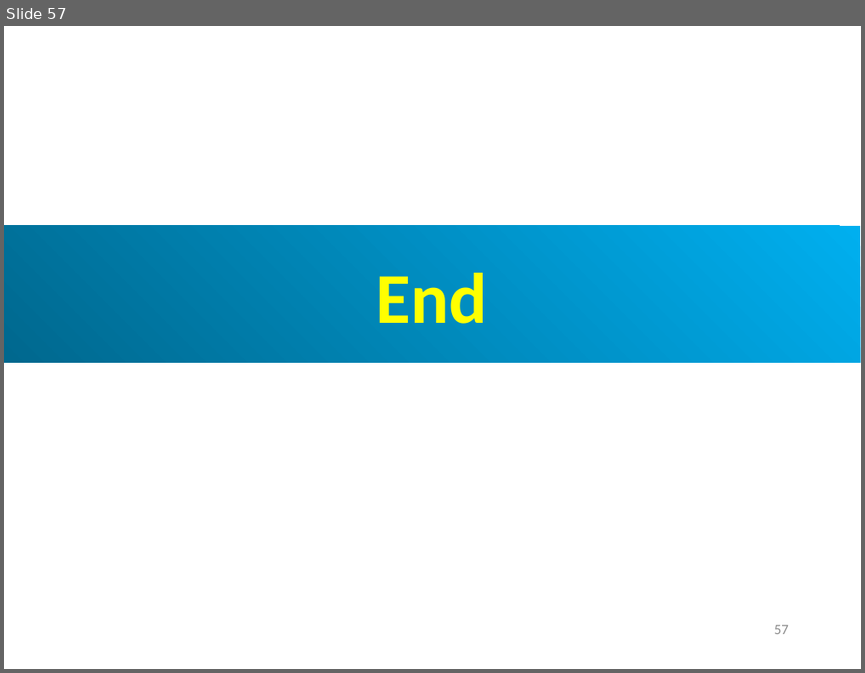
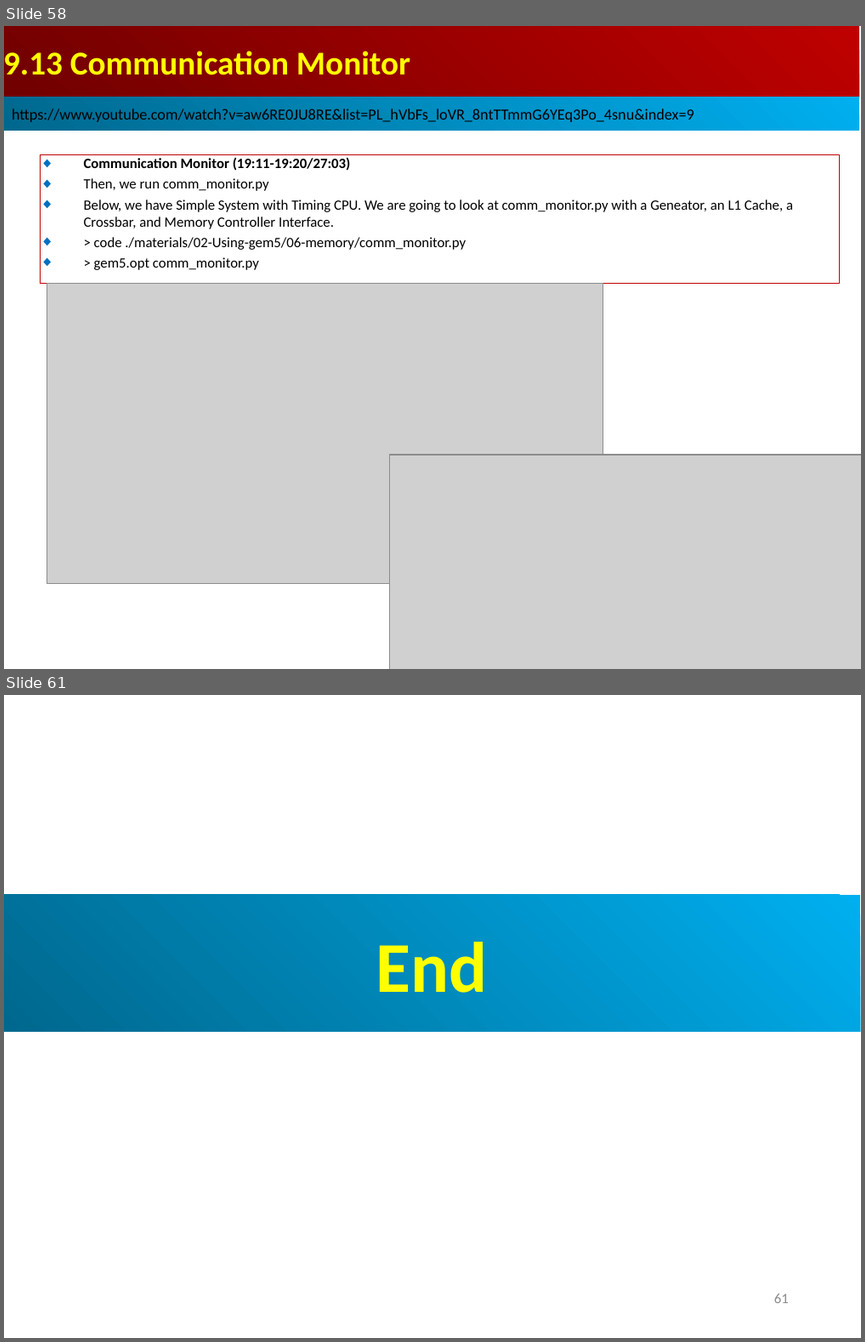
Before and after one commit to peterhchen/AIU_CS850_Gem5_McPAT, a slide deck: 050_Gem5/009.MemMod/000_Video/009.MemMod.ppt. Shown one above the other, each under a label of ours: slide 57 before the commit, slides 58 and 61 after it; the slides between them are not shown. The pictures are 865x673 and 865x1342 pixels, drawn with LibreOffice and Linux fonts; fonts in the diff are those of the drawing; grey boxes stand for pictures. Boxes give left, top, right and bottom in pixels: in the first picture for what was removed or moved away, otherwise in the second. Text is boxed around its words. In the diff, an @@ line names an element or a change of style, - is before the commit and + after.

```diff
--- a/050_Gem5/009.MemMod/000_Video/009.MemMod.ppt
+++ b/050_Gem5/009.MemMod/000_Video/009.MemMod.ppt
@@ slide 58 added at (x1=4, y1=26, x2=861, y2=669), background #FFFFFF @@
@@ rectangle added at (x1=4, y1=26, x2=859, y2=97), fill gradient #BF0000 to #710000, 28 pt, text #FFFF00, bold @@
+9.13 Communication Monitor
@@ rectangle added at (x1=4, y1=97, x2=859, y2=131), fill gradient #00AFEF to #00688E, 13 pt, text #000000 @@
+https://www.youtube.com/watch?v=aw6RE0JU8RE&list=PL_hVbFs_loVR_8ntTTmmG6YEq3Po_4snu&index=9
@@ rectangle added at (x1=40, y1=154, x2=840, y2=283), outline #C00000 0.74 pt, 12 pt, text #000000 @@
+◆ Communication Monitor (19:11-19:20/27:03)
+◆ Then, we run comm_monitor.py
+◆ Below, we have Simple System with Timing CPU. We are going to look at comm_monitor.py with a Geneator, an L1 Cache, a Crossbar, and Memory Controller Interface.
+◆ > code ./materials/02-Using-gem5/06-memory/comm_monitor.py
+◆ > gem5.opt comm_monitor.py
@@ picture added at (x1=46, y1=283, x2=603, y2=583) @@
@@ picture added at (x1=390, y1=454, x2=861, y2=669) @@
@@ what was slide 57 is now slide 61 @@
@@ page number at (x1=774, y1=1293, x2=789, y2=1303): text changed @@
-57
+61
```
Also in this commit, not shown: 2 slides changed, 3 other slides added.
